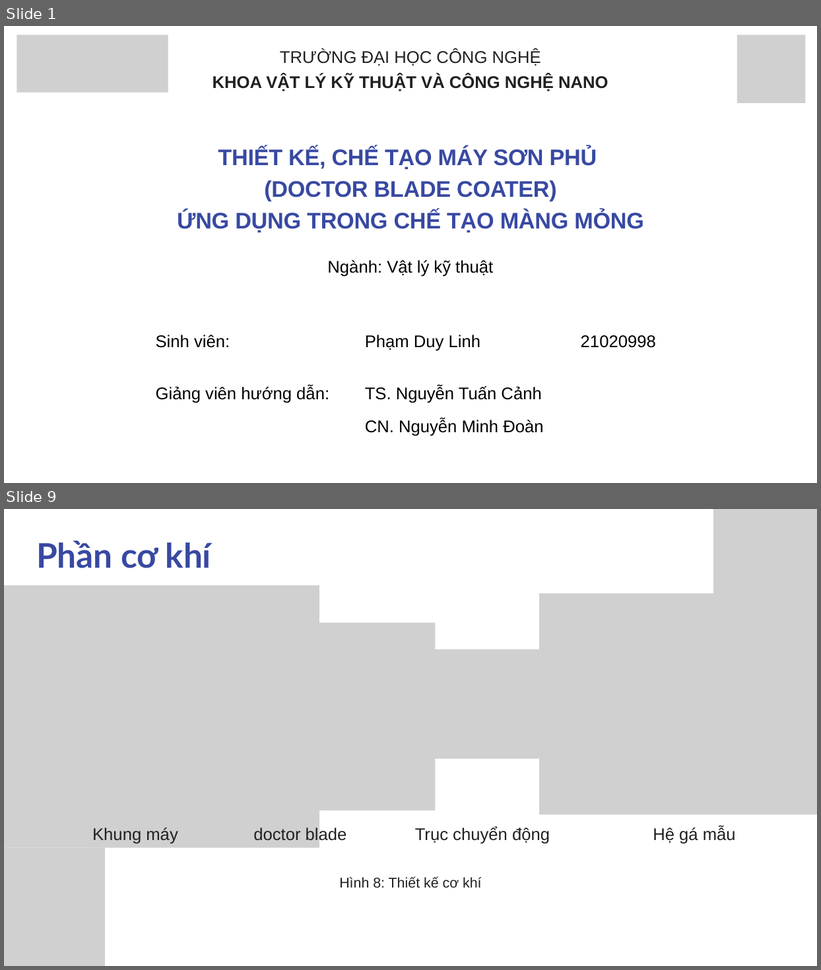
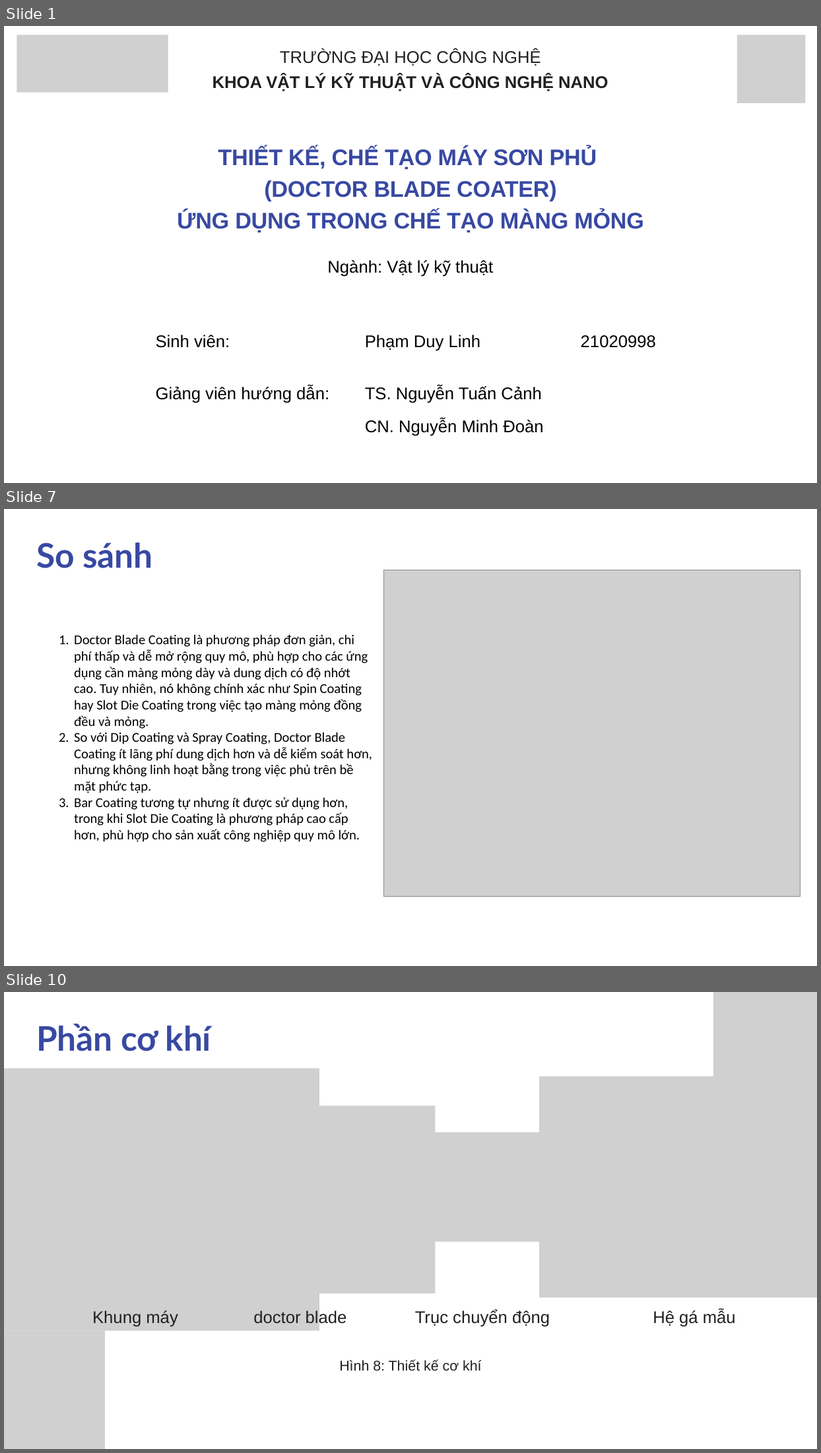
Before and after one commit to sptjerry19/bladecoating, a slide deck: reports/slide/Thiet-ke-Che-tao-May-Trang-Phu-Mang-Mong-ung-dung-trong-linh-kien-chuyen-doi-djien-nang-24032025.pptx. Shown one above the other, each under a label of ours: slides 1 and 9 before the commit, slides 1, 7 and 10 after it; the slides between them are not shown. The pictures are 821x970 and 821x1453 pixels, drawn with LibreOffice and Linux fonts; fonts in the diff are those of the drawing; grey boxes stand for pictures. Boxes give left, top, right and bottom in pixels: in the first picture for what was removed or moved away, otherwise in the second. Text is boxed around its words. In the diff, an @@ line names an element or a change of style, - is before the commit and + after.

```diff
--- a/reports/slide/Thiet-ke-Che-tao-May-Trang-Phu-Mang-Mong-ung-dung-trong-linh-kien-chuyen-doi-djien-nang-24032025.pptx
+++ b/reports/slide/Thiet-ke-Che-tao-May-Trang-Phu-Mang-Mong-ung-dung-trong-linh-kien-chuyen-doi-djien-nang-24032025.pptx
@@ slide 7 added at bbox=[4, 509, 817, 966], background #FFFFFF @@
@@ text added at bbox=[36, 543, 152, 568], 60 pt, text #3849A2, bold @@
+So sánh
@@ picture added at bbox=[384, 570, 800, 896] @@
@@ text added at bbox=[74, 634, 372, 842], 24 pt, text #000000 @@
+1. Doctor Blade Coating là phương pháp đơn giản, chi phí thấp và dễ mở rộng quy mô, phù hợp cho các ứng dụng cần màng mỏng dày và dung dịch có độ nhớt cao. Tuy nhiên, nó không chính xác như Spin Coating hay Slot Die Coating trong việc tạo màng mỏng đồng đều và mỏng.
+2. So với Dip Coating và Spray Coating, Doctor Blade Coating ít lãng phí dung dịch hơn và dễ kiểm soát hơn, nhưng không linh hoạt bằng trong việc phủ trên bề mặt phức tạp.
+3. Bar Coating tương tự nhưng ít được sử dụng hơn, trong khi Slot Die Coating là phương pháp cao cấp hơn, phù hợp cho sản xuất công nghiệp quy mô lớn.
@@ what was slide 9 is now slide 10 @@
```
Also in this commit, not shown: 7 slides changed, 3 other slides added, 1 slide removed.
